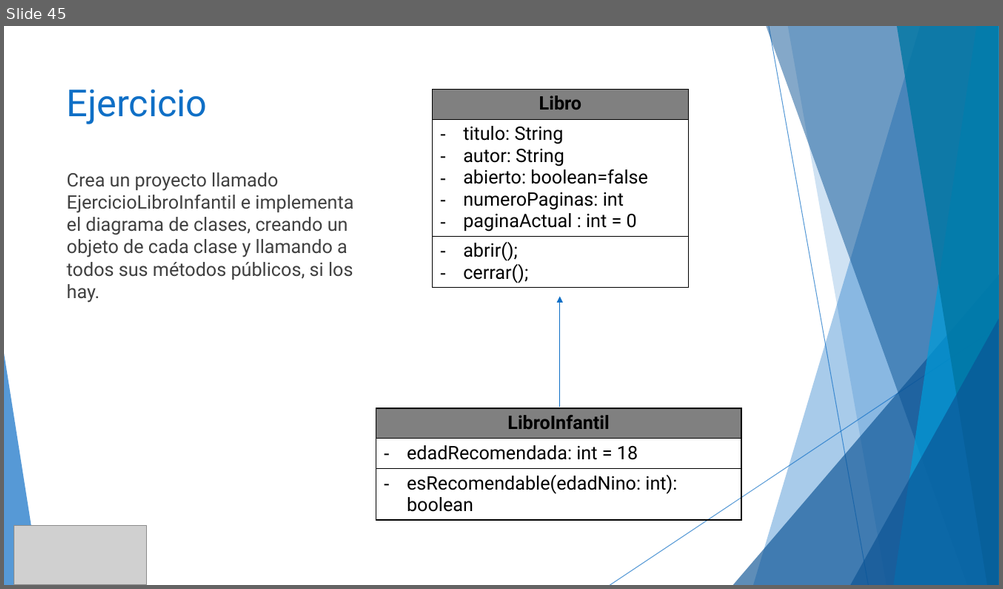
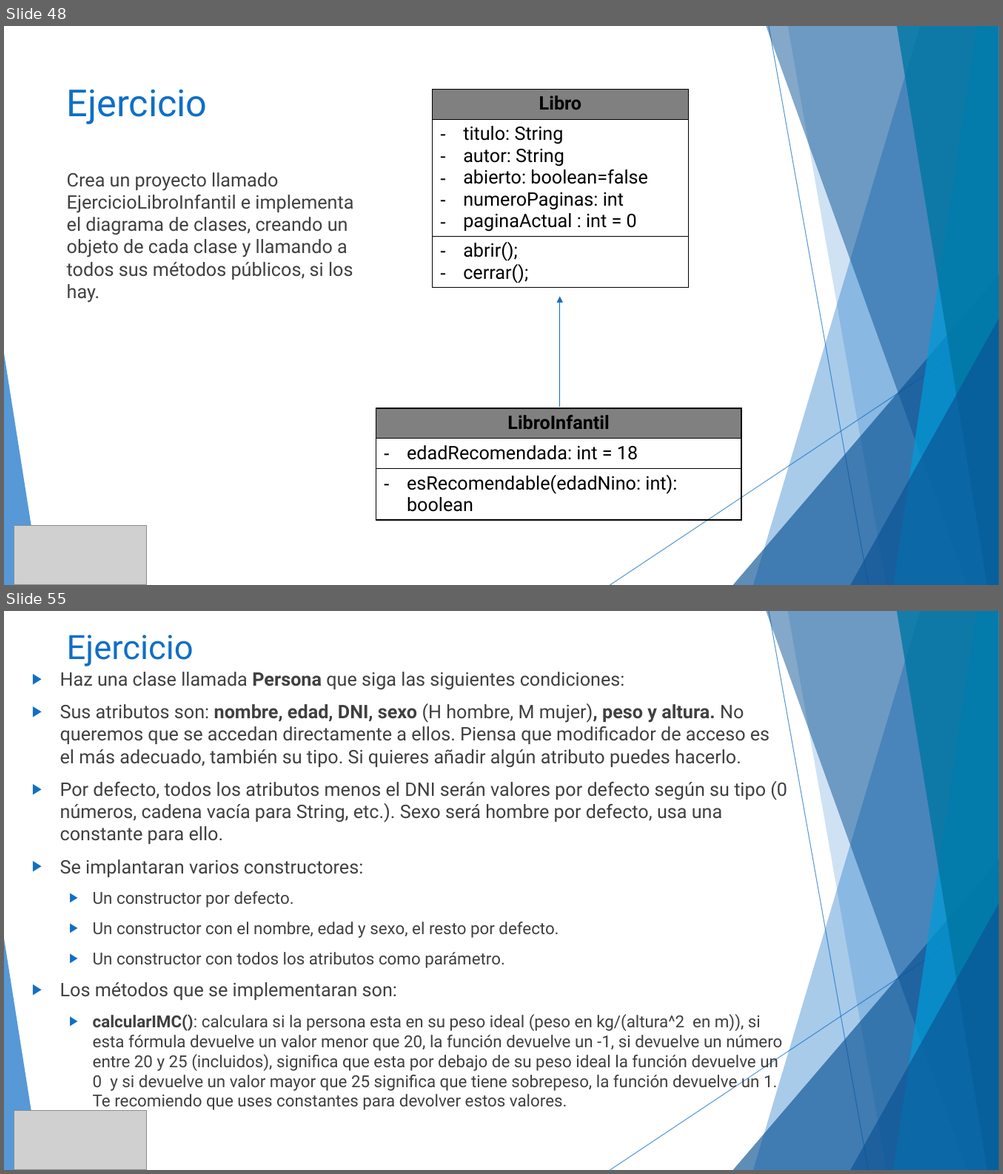
Before and after one commit to MChuil/Java, a slide deck: JAVA.pptx. Shown one above the other, each under a label of ours: slide 45 before the commit, slides 48 and 55 after it; the slides between them are not shown. The pictures are 1003x589 and 1003x1174 pixels, drawn with LibreOffice and Linux fonts; fonts in the diff are those of the drawing; grey boxes stand for pictures. Boxes give left, top, right and bottom in pixels: in the first picture for what was removed or moved away, otherwise in the second. Text is boxed around its words. In the diff, an @@ line names an element or a change of style, - is before the commit and + after.

```diff
--- a/JAVA.pptx
+++ b/JAVA.pptx
@@ slide 55 added at [4, 611, 999, 1170], background #FFFFFF; not listed: 10 template elements that a slide beside it also shows @@
@@ title added at [67, 635, 193, 667], 32.4 pt, text #0F6FC6 @@
+Ejercicio
@@ text added at [60, 672, 787, 1111], 16 pt, text #404040 @@
+▶ Haz una clase llamada Persona que siga las siguientes condiciones:
+▶ Sus atributos son: nombre, edad, DNI, sexo (H hombre, M mujer), peso y altura. No queremos que se accedan directamente a ellos. Piensa que modificador de acceso es el más adecuado, también su tipo. Si quieres añadir algún atributo puedes hacerlo.
+▶ Por defecto, todos los atributos menos el DNI serán valores por defecto según su tipo (0 números, cadena vacía para String, etc.). Sexo será hombre por defecto, usa una constante para ello.
+▶ Se implantaran varios constructores:
+  ▶ Un constructor por defecto.
+  ▶ Un constructor con el nombre, edad y sexo, el resto por defecto.
+  ▶ Un constructor con todos los atributos como parámetro.
+▶ Los métodos que se implementaran son:
+  ▶ calcularIMC(): calculara si la persona esta en su peso ideal (peso en kg/(altura^2 en m)), si esta fórmula devuelve un valor menor que 20, la función devuelve un -1, si devuelve un número entre 20 y 25 (incluidos), significa que esta por debajo de su peso ideal la función devuelve un 0 y si devuelve un valor mayor que 25 significa que tiene sobrepeso, la función devuelve un 1. Te recomiendo que uses constantes para devolver estos valores.
@@ picture added at [14, 1111, 147, 1170] @@
@@ what was slide 45 is now slide 48 @@
```
Also in this commit, not shown: 1 slide changed, 14 other slides added, 49 other files.
